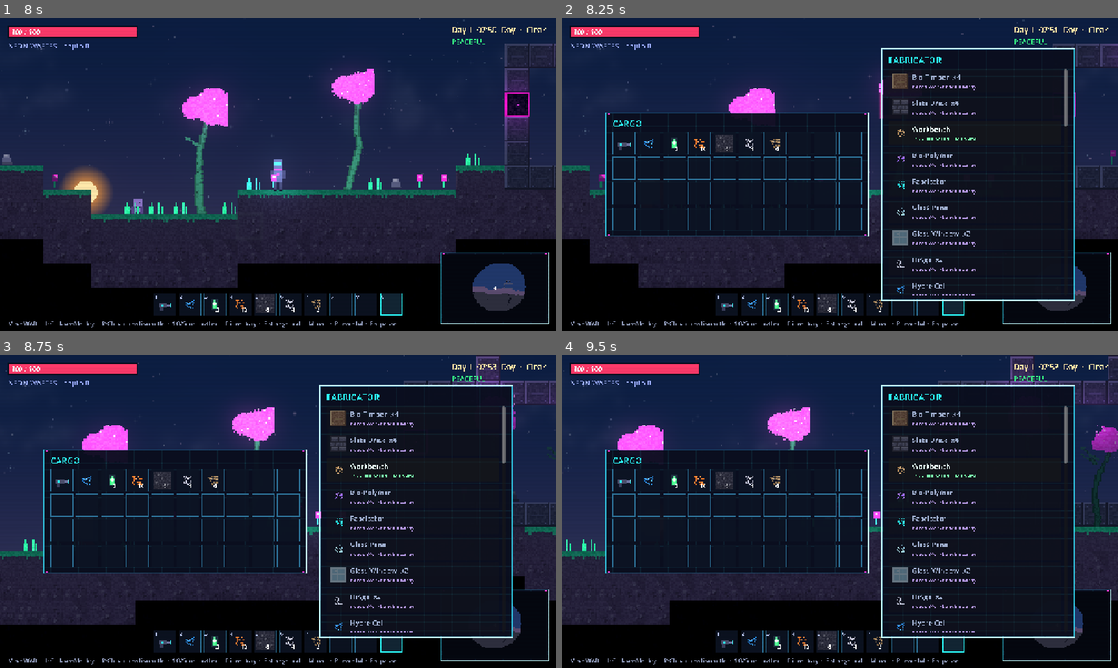
Above: before the commit, frames 1-4 (two rows, left to right).
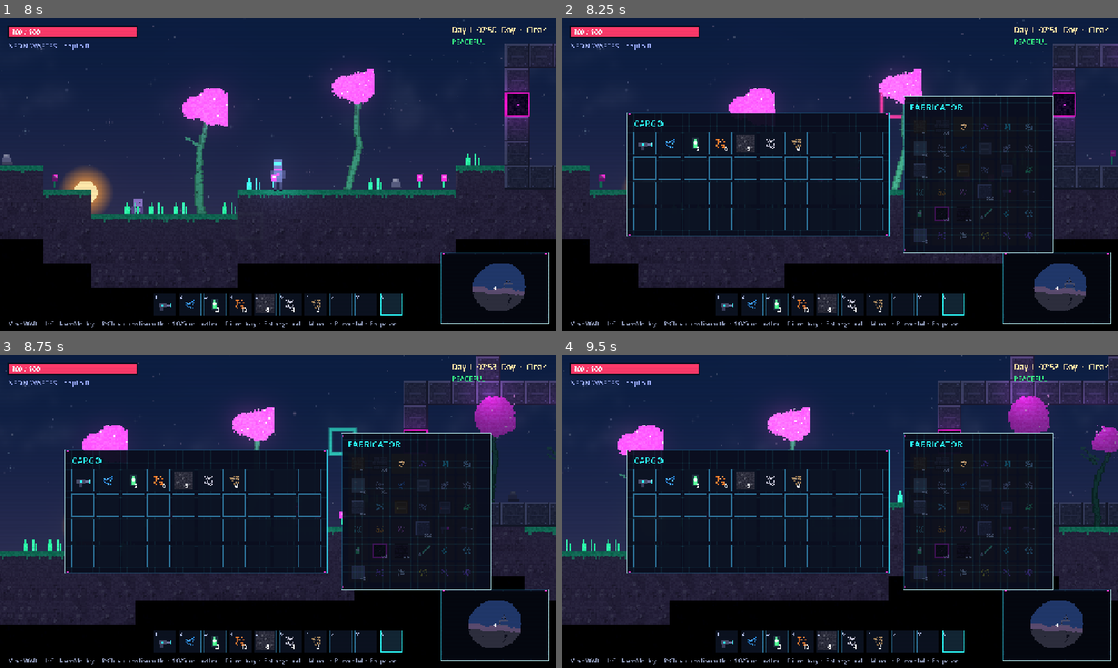
Above: after the commit, the same moments.

Repository: jaygriggsau/exocraft
Game: Godot game, scene res://scenes/Main.tscn
The game is run twice, just before and just after one commit, with the same random seed, the same clock (stepped at 60 frames per second) and the same inputs.
Inputs (mouse positions are in pixels of both pictures, inside the frame that each line leads up to):
- Up to frame 1 (8 s): tap Enter at 0.5 s; move the mouse to (400, 158) at 0.52 s; hold D (move_right) 0.53-1.25 s; hold F (interact) 0.53-1.25 s; click (400, 158) at 0.67 s; tap Space (jump) at 0.77, 3.77, 6.77 s; drag from (166, 190) to (250, 237) at 1.27 s; move the mouse to (333, 105) at 2.02 s; hold A (move_left) 2.03-2.75 s; hold P (toggle_enemies) 2.03-2.75 s; click (333, 105) at 2.17 s; drag from (250, 237) to (111, 127) at 2.77 s; move the mouse to (444, 221) at 3.52 s; hold D (move_right) 3.53-4.25 s; tap 1 at 3.6 s; click (444, 221) at 3.67 s; drag from (111, 127) to (194, 96) at 4.27 s; move the mouse to (305, 174) at 5.02 s; hold D (move_right) 5.03-5.75 s; tap 0 at 5.1 s; click (305, 174) at 5.17 s; drag from (194, 96) to (166, 190) at 5.77 s; move the mouse to (400, 158) at 6.52 s; hold A (move_left) 6.53-7.25 s; hold Shift (sprint) 6.53-7.25 s; click (400, 158) at 6.67 s; drag from (166, 190) to (250, 237) at 7.27 s
- Up to frame 2 (8.25 s): move the mouse to (895, 105) at 8.02 s; hold D (move_right) from 8.03 s (still down); tap Tab at 8.1 s; click (895, 105) at 8.17 s
- Up to frame 3 (8.75 s): keep holding D (move_right)
- Up to frame 4 (9.5 s): release D (move_right) at 8.75 s; drag from (812, 574) to (673, 464) at 8.77 s

Frame 1 is identical in both runs. In frame 2, 17% of the frame differs, in the area x 7-93%, y 9-91%; in frame 3, 18%; in frame 4, 18%.

Commit message:
Make the fabricator a Minecraft-style recipe icon grid
Replace the vertical list of two-line recipe rows with a compact grid of
output-icon cells (GridContainer, 6 columns). State reads from the icon:
craftable = bright/clickable, available = faded, locked = dark. Recipe details
(name, ingredients with have/need, and status) now appear in a multi-line hover
tooltip, which also handles tall tips and clamps on-screen.

https://claude.ai/code/session_01Lbtdt6KHnYyPZuVhH3cTWJ

Diff:
--- a/scripts/ui/HUD.gd
+++ b/scripts/ui/HUD.gd
@@ -234,20 +234,51 @@
 
 func _update_tooltip() -> void:
 	_tip.visible = false
-	if not _inv_panel.visible or Game.inventory == null:
-		return
 	var mp: Vector2 = _root.get_global_mouse_position()
-	for i in Inventory.SIZE:
-		var s: Dictionary = _inv_slots[i]
-		if s.panel.get_global_rect().has_point(mp):
-			var stack = Game.inventory.slots[i]
-			if stack != null:
-				var nm := ItemDB.name_of(stack.id)
-				_tip_label.text = "%s   x%d" % [nm, stack.count] if stack.count > 1 else nm
-				_tip.size = Vector2(_tip_label.get_minimum_size().x + 16, 26)
-				_tip.position = mp + Vector2(16, 16)
-				_tip.visible = true
-			return
+	# cargo / hotbar item names
+	if _inv_panel.visible and Game.inventory != null:
+		for i in Inventory.SIZE:
+			var s: Dictionary = _inv_slots[i]
+			if s.panel.get_global_rect().has_point(mp):
+				var stack = Game.inventory.slots[i]
+				if stack != null:
+					var nm := ItemDB.name_of(stack.id)
+					_show_tip("%s   x%d" % [nm, stack.count] if stack.count > 1 else nm, mp)
+				return
+	# fabricator recipe details (the grid only shows icons)
+	if _craft_panel.visible:
+		for row in _craft_rows:
+			if row.button.get_global_rect().has_point(mp):
+				_show_tip(_recipe_tip_text(row.recipe), mp)
+				return
+
+func _show_tip(text: String, mp: Vector2) -> void:
+	_tip_label.text = text
+	var sz := _tip_label.get_minimum_size()
+	_tip.size = sz + Vector2(16, 8)
+	# keep the tip on-screen (it can be tall for recipes)
+	var pos := mp + Vector2(16, 16)
+	var screen := _root.size
+	pos.x = minf(pos.x, screen.x - _tip.size.x - 4)
+	pos.y = minf(pos.y, screen.y - _tip.size.y - 4)
+	_tip.position = pos
+	_tip.visible = true
+
+func _recipe_tip_text(r: Recipe) -> String:
+	var head := r.output_item.display_name
+	if r.output_quantity > 1:
+		head += "  x%d" % r.output_quantity
+	var lines := [head]
+	for inp in r.inputs:
+		if inp.item:
+			var have: int = ItemDB.available_count(inp.item.id)
+			var mark := "" if have >= inp.quantity else "  (need more)"
+			lines.append("  %d/%d %s%s" % [mini(have, inp.quantity), inp.quantity, inp.item.display_name, mark])
+	match ItemDB.recipe_state(r):
+		ItemDB.CRAFTABLE: lines.append("click to craft")
+		ItemDB.AVAILABLE: lines.append("short on materials")
+		_: lines.append(ItemDB.lock_reason(r))
+	return "\n".join(lines)
 
 func _biome_name(b: int) -> String:
 	match b:
@@ -559,9 +590,13 @@
 	_craft_panel.visible = false
 	_craft_panel.z_index = 19        # above the map (18)
 	add_child_control(_craft_panel)
-	var w := 412
-	var h := 520
-	_craft_size = Vector2(w + 32, h + 60)
+	var cell := 46
+	var gap := 4
+	var cols := 6
+	var grid_w := cols * cell + (cols - 1) * gap
+	var rows_vis := 6                 # rows shown before the list scrolls
+	var grid_h := rows_vis * cell + (rows_vis - 1) * gap
+	_craft_size = Vector2(grid_w + 18 + 32, grid_h + 48 + 18)
 	var bg := Panel.new()
 	bg.add_theme_stylebox_override("panel", _panel_sb())
 	bg.position = Vector2.ZERO
@@ -574,38 +609,33 @@
 	_craft_panel.add_child(title)
 	var scroll := ScrollContainer.new()
 	scroll.position = Vector2(16, 48)
-	scroll.size = Vector2(w, h)
+	scroll.size = Vector2(grid_w + 16, grid_h)
 	scroll.horizontal_scroll_mode = ScrollContainer.SCROLL_MODE_DISABLED
 	_craft_panel.add_child(scroll)
-	var vbox := VBoxContainer.new()
-	vbox.custom_minimum_size = Vector2(w - 14, 0)
-	vbox.add_theme_constant_override("separation", 6)
-	scroll.add_child(vbox)
+	var grid := GridContainer.new()
+	grid.columns = cols
+	grid.add_theme_constant_override("h_separation", gap)
+	grid.add_theme_constant_override("v_separation", gap)
+	scroll.add_child(grid)
 	for i in ItemDB.RECIPES.size():
 		var r: Recipe = ItemDB.RECIPES[i]
-		# each recipe is a roomy two-line row: icon + output name, then ingredients
+		# one compact cell per recipe: just the output icon (hover for details)
 		var b := Button.new()
-		b.custom_minimum_size = Vector2(w - 16, 54)
+		b.custom_minimum_size = Vector2(cell, cell)
 		b.pressed.connect(_on_craft.bind(r))
-		vbox.add_child(b)
+		grid.add_child(b)
 		var icon := TextureRect.new()
 		icon.texture = Art.item_icon(r.output_item.id)
 		icon.stretch_mode = TextureRect.STRETCH_KEEP_ASPECT_CENTERED
-		icon.position = Vector2(9, 9)
-		icon.size = Vector2(36, 36)
+		icon.position = Vector2(7, 7)
+		icon.size = Vector2(cell - 14, cell - 14)
 		icon.mouse_filter = Control.MOUSE_FILTER_IGNORE
 		b.add_child(icon)
-		var name_lbl := _make_label("", 16)
-		name_lbl.position = Vector2(54, 6)
-		name_lbl.mouse_filter = Control.MOUSE_FILTER_IGNORE
-		b.add_child(name_lbl)
-		var ing_lbl := _make_label("", 12)
-		ing_lbl.position = Vector2(54, 31)
-		ing_lbl.size = Vector2(w - 70, 18)
-		ing_lbl.clip_text = true
-		ing_lbl.mouse_filter = Control.MOUSE_FILTER_IGNORE
-		b.add_child(ing_lbl)
-		_craft_rows.append({"button": b, "name": name_lbl, "ing": ing_lbl, "recipe": r})
+		var qty := _make_label("", 12)
+		qty.position = Vector2(cell - 18, cell - 18)
+		qty.mouse_filter = Control.MOUSE_FILTER_IGNORE
+		b.add_child(qty)
+		_craft_rows.append({"button": b, "icon": icon, "qty": qty, "recipe": r})
 
 func _build_pod_panel() -> void:
 	_pod_panel = Control.new()
@@ -1004,39 +1034,26 @@
 	_sel_label.text = ItemDB.name_of(sid) if sid != "" else ""
 
 func _style_recipe(row: Dictionary) -> void:
-	# three visible states create the locked -> craftable reward arc, while the
-	# row stays legible in every state (icon + bold name + clear ingredient line)
+	# Minecraft-style recipe cell: a bright icon when craftable, faded when you're
+	# short on materials, dark when still locked. Details live in the hover tip.
 	var r: Recipe = row.recipe
 	var b: Button = row.button
-	var nm: Label = row.name
-	var ing: Label = row.ing
-	nm.text = "%s  x%d" % [r.output_item.display_name, r.output_quantity] if r.output_quantity > 1 \
-		else r.output_item.display_name
-	var parts := []
-	for inp in r.inputs:
-		if inp.item:
-			var have: int = ItemDB.available_count(inp.item.id)
-			parts.append("%d/%d %s" % [mini(have, inp.quantity), inp.quantity, inp.item.display_name])
-	var ingredients := "    ".join(parts)
+	var icon: TextureRect = row.icon
+	var qty: Label = row.qty
+	qty.text = "x%d" % r.output_quantity if r.output_quantity > 1 else ""
 	match ItemDB.recipe_state(r):
 		ItemDB.CRAFTABLE:
 			b.disabled = false
-			b.modulate = Color(1, 1, 1, 1)
-			nm.modulate = Color("eafffb")
-			ing.text = ingredients
-			ing.modulate = Color("7dffb0")          # green: ready to build
+			icon.modulate = Color(1, 1, 1, 1)
+			qty.modulate = Color("eafffb")
 		ItemDB.AVAILABLE:
 			b.disabled = true
-			b.modulate = Color(1, 1, 1, 0.95)
-			nm.modulate = Color("cfe6ff")
-			ing.text = ingredients
-			ing.modulate = Color("ffb070")          # amber: short on materials
+			icon.modulate = Color(1, 1, 1, 0.5)        # faded: short on materials
+			qty.modulate = Color(1, 1, 1, 0.6)
 		_:  # LOCKED
 			b.disabled = true
-			b.modulate = Color(1, 1, 1, 0.95)
-			nm.modulate = Color(0.66, 0.72, 0.85)
-			ing.text = ItemDB.lock_reason(r)
-			ing.modulate = Color(0.74, 0.62, 0.92)  # violet: requirement hint
+			icon.modulate = Color(0.34, 0.4, 0.52, 0.65)  # dark: requirement not met
+			qty.modulate = Color(0.34, 0.4, 0.52, 0.65)
 
 func _fill_slot(s: Dictionary, stack, selected: bool) -> void:
 	s.panel.add_theme_stylebox_override("panel", _select_sb if selected else _normal_sb)
Not shown, changed: README.md
